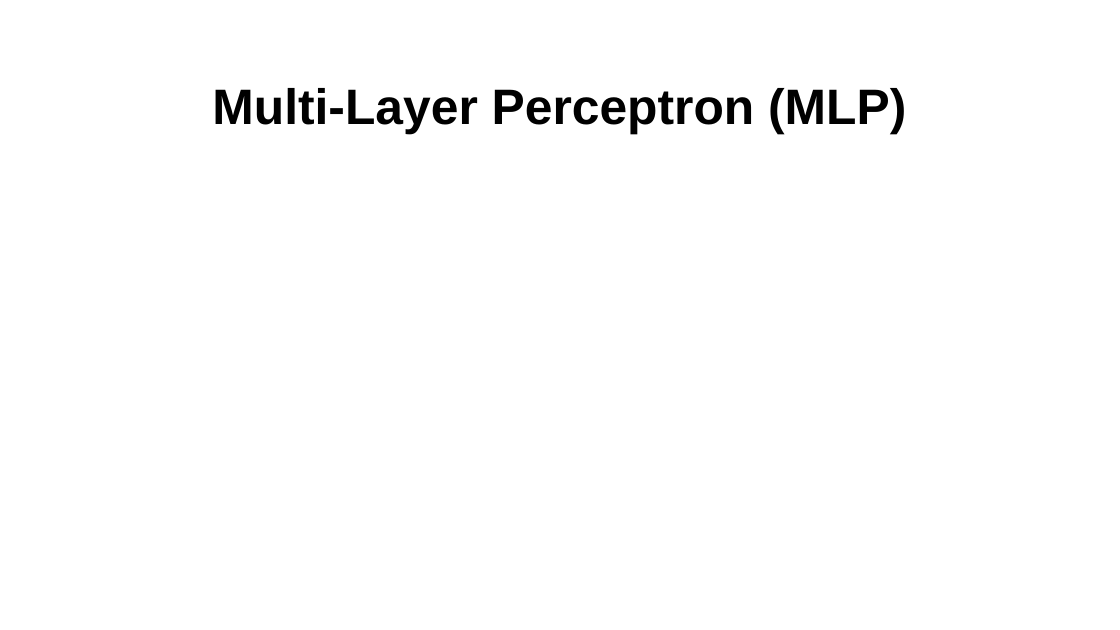
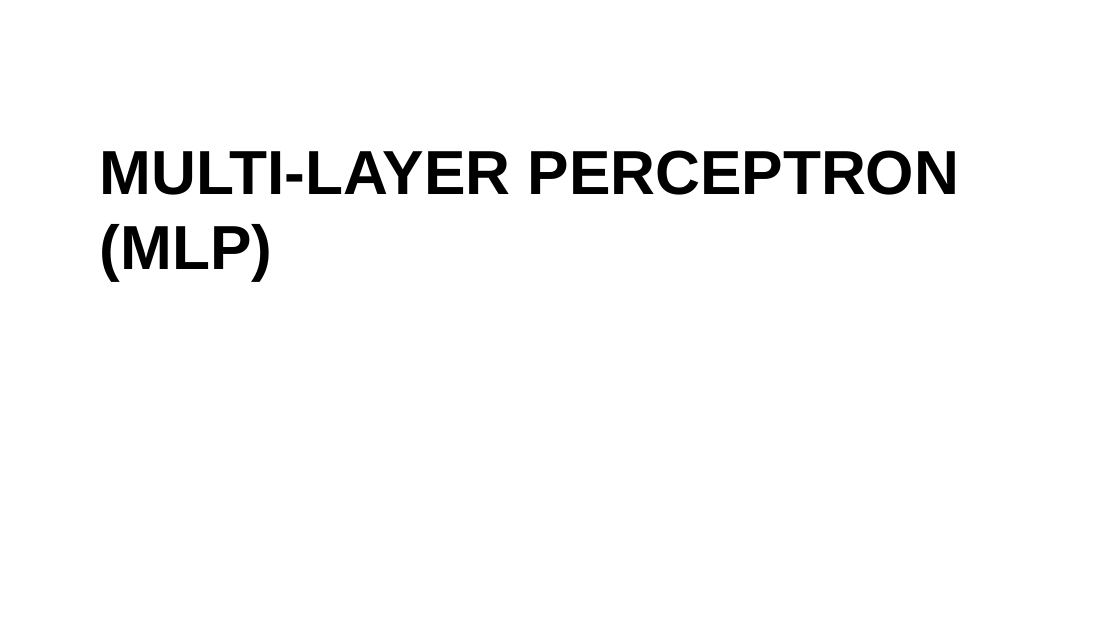
Before and after one commit to fbsmith/sciantix-official, a slide deck: slide 15 of presentations/2026-02-20.pptx (slide 7 before the commit). Drawn at 1120x630 pixels with LibreOffice and Linux fonts; fonts in the diff are those of the drawing; background and template pictures are left out. Boxes give left, top, right and bottom in pixels: in the first picture for what was removed or moved away, otherwise in the second. Text is boxed around its words. In the diff, an @@ line names an element or a change of style, - is before the commit and + after.

```diff
--- a/presentations/2026-02-20.pptx
+++ b/presentations/2026-02-20.pptx
@@ title "MULTI-LAYER PERCEPTRON (MLP)" at [100, 150, 960, 280]: vertical alignment middle to top @@
@@ title at [100, 150, 960, 280]: text changed; size 32 to 40 pt @@
-Multi-Layer Perceptron (MLP)
+MULTI-LAYER PERCEPTRON (MLP)
```
Also in this commit, not shown: 1 other slide changed, 13 slides added, 3 slides removed, 6 other files.
